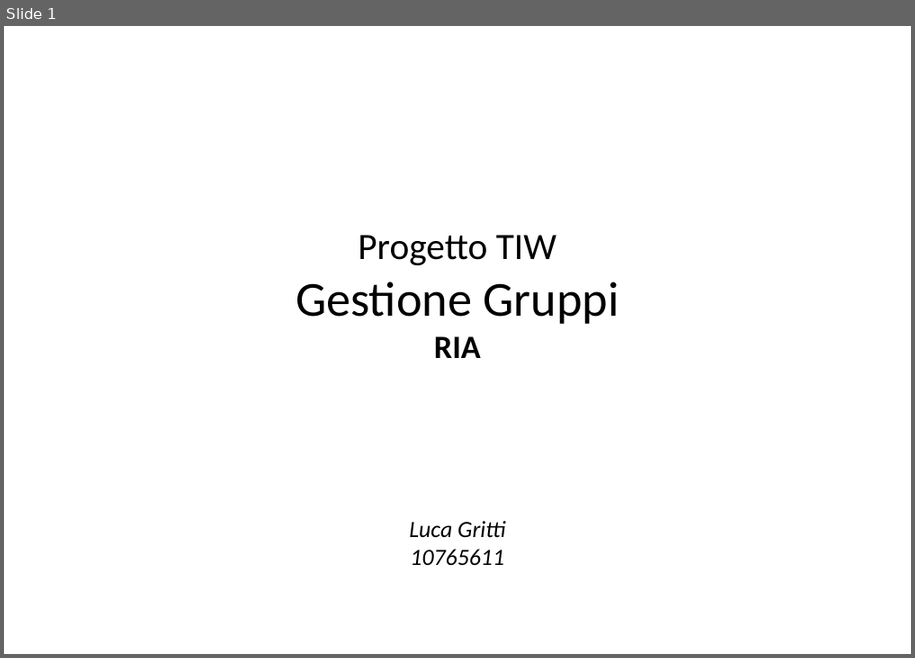
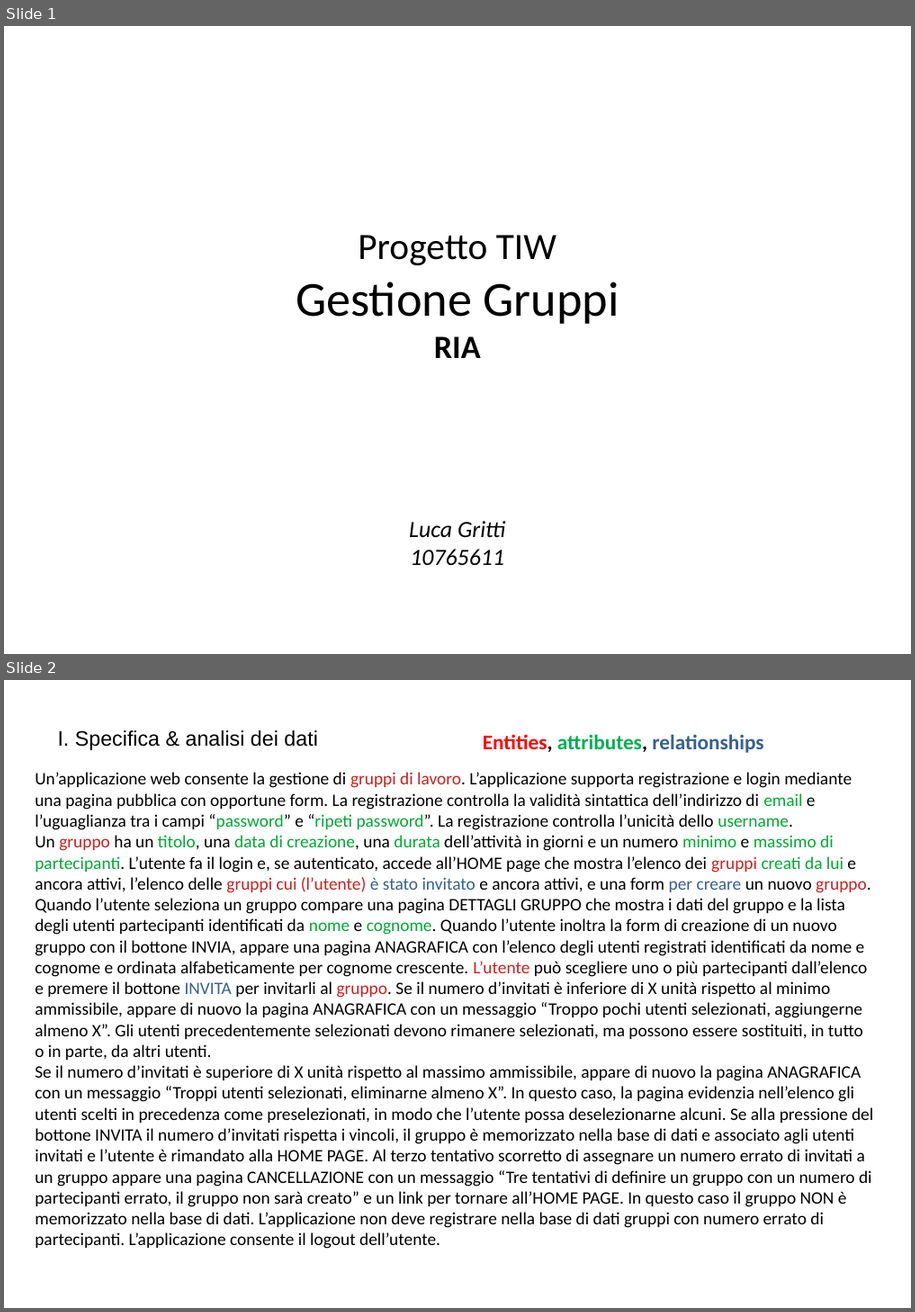
Before and after one commit to lucanotluka/Tecnologie-Informatiche-per-il-Web_-_Rich-Internet-Application, a slide deck: TIW-GruppiRIA.pptx. Shown one above the other, each under a label of ours: slide 1 before the commit, slides 1 and 2 after it. The pictures are 915x658 and 915x1312 pixels, drawn with LibreOffice and Linux fonts; fonts in the diff are those of the drawing. Boxes give left, top, right and bottom in pixels: in the first picture for what was removed or moved away, otherwise in the second. Text is boxed around its words. In the diff, an @@ line names an element or a change of style, - is before the commit and + after.

```diff
--- a/TIW-GruppiRIA.pptx
+++ b/TIW-GruppiRIA.pptx
@@ slide 2 added at box(4, 680, 911, 1308), background #FFFFFF @@
@@ text added at box(58, 730, 317, 750), 18 pt, text #000000 @@
+I. Specifica & analisi dei dati
@@ text added at box(483, 734, 764, 753), 18 pt, text #366092, bold @@
+Entities, attributes, relationships
@@ text added at box(35, 772, 873, 1249), 15 pt, text #000000 @@
+Un’applicazione web consente la gestione di gruppi di lavoro. L’applicazione supporta registrazione e login mediante una pagina pubblica con opportune form. La registrazione controlla la validità sintattica dell’indirizzo di email e l’uguaglianza tra i campi “password” e “ripeti password”. La registrazione controlla l’unicità dello username.
+Un gruppo ha un titolo, una data di creazione, una durata dell’attività in giorni e un numero minimo e massimo di partecipanti. L’utente fa il login e, se autenticato, accede all’HOME page che mostra l’elenco dei gruppi creati da lui e ancora attivi, l’elenco delle gruppi cui (l’utente) è stato invitato e ancora attivi, e una form per creare un nuovo gruppo. Quando l’utente seleziona un gruppo compare una pagina DETTAGLI GRUPPO che mostra i dati del gruppo e la lista degli utenti partecipanti identificati da nome e cognome. Quando l’utente inoltra la form di creazione di un nuovo gruppo con il bottone INVIA, appare una pagina ANAGRAFICA con l’elenco degli utenti registrati identificati da nome e cognome e ordinata alfabeticamente per cognome crescente. L’utente può scegliere uno o più partecipanti dall’elenco e premere il bottone INVITA per invitarli al gruppo. Se il numero d’invitati è inferiore di X unità rispetto al minimo ammissibile, appare di nuovo la pagina ANAGRAFICA con un messaggio “Troppo pochi utenti selezionati, aggiungerne almeno X”. Gli utenti precedentemente selezionati devono rimanere selezionati, ma possono essere sostituiti, in tutto o in parte, da altri utenti.
+Se il numero d’invitati è superiore di X unità rispetto al massimo ammissibile, appare di nuovo la pagina ANAGRAFICA con un messaggio “Troppi utenti selezionati, eliminarne almeno X”. In questo caso, la pagina evidenzia nell’elenco gli utenti scelti in precedenza come preselezionati, in modo che l’utente possa deselezionarne alcuni. Se alla pressione del bottone INVITA il numero d’invitati rispetta i vincoli, il gruppo è memorizzato nella base di dati e associato agli utenti invitati e l’utente è rimandato alla HOME PAGE. Al terzo tentativo scorretto di assegnare un numero errato di invitati a un gruppo appare una pagina CANCELLAZIONE con un messaggio “Tre tentativi di definire un gruppo con un numero di partecipanti errato, il gruppo non sarà creato” e un link per tornare all’HOME PAGE. In questo caso il gruppo NON è memorizzato nella base di dati. L’applicazione non deve registrare nella base di dati gruppi con numero errato di partecipanti. L’applicazione consente il logout dell’utente.
```
Also in this commit, not shown: 14 slides changed, 6 other slides added, 14 slides removed.
